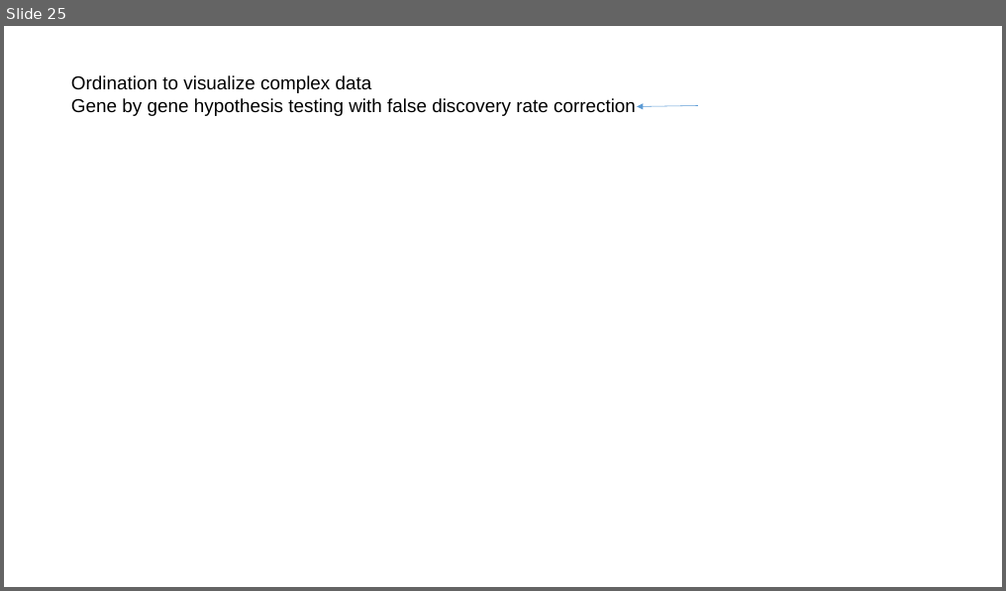
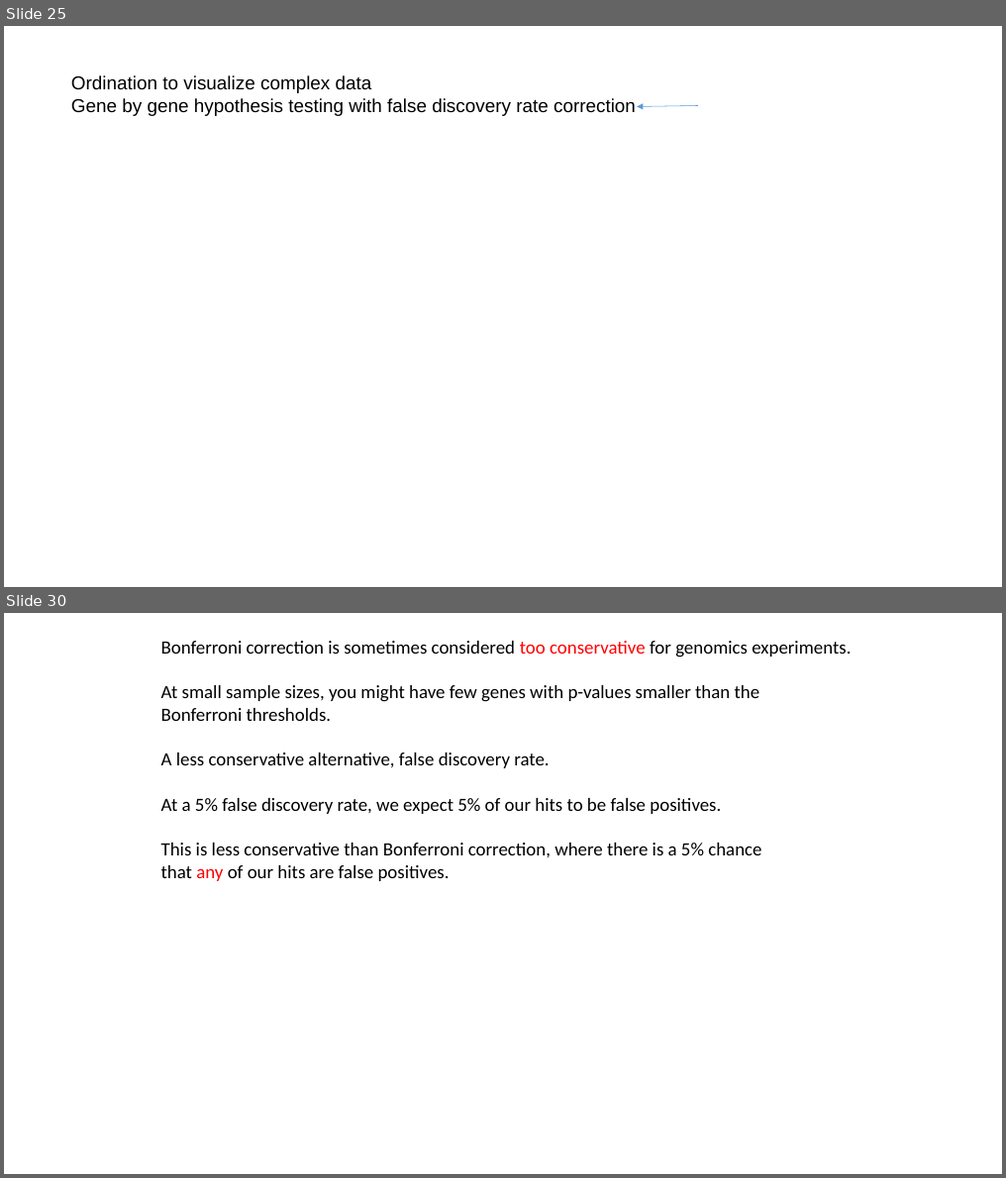
Before and after one commit to afodor/afodor.github.io, a slide deck: classes/ChapelHill2016/ChapelHillWorkshop_Fodor.pptx. Shown one above the other, each under a label of ours: slide 25 before the commit, slides 25 and 30 after it; the slides between them are not shown. The pictures are 1006x591 and 1006x1178 pixels, drawn with LibreOffice and Linux fonts; fonts in the diff are those of the drawing. Boxes give left, top, right and bottom in pixels: in the first picture for what was removed or moved away, otherwise in the second. Text is boxed around its words. In the diff, an @@ line names an element or a change of style, - is before the commit and + after.

```diff
--- a/classes/ChapelHill2016/ChapelHillWorkshop_Fodor.pptx
+++ b/classes/ChapelHill2016/ChapelHillWorkshop_Fodor.pptx
@@ slide 30 added at (4, 613, 1002, 1174), background #FFFFFF @@
@@ text added at (161, 641, 850, 881), 18 pt, text #000000 @@
+Bonferroni correction is sometimes considered too conservative for genomics experiments.
+At small sample sizes, you might have few genes with p-values smaller than the
+Bonferroni thresholds.
+A less conservative alternative, false discovery rate.
+At a 5% false discovery rate, we expect 5% of our hits to be false positives.
+This is less conservative than Bonferroni correction, where there is a 5% chance
+that any of our hits are false positives.
```
Also in this commit, not shown: 8 other slides added.
